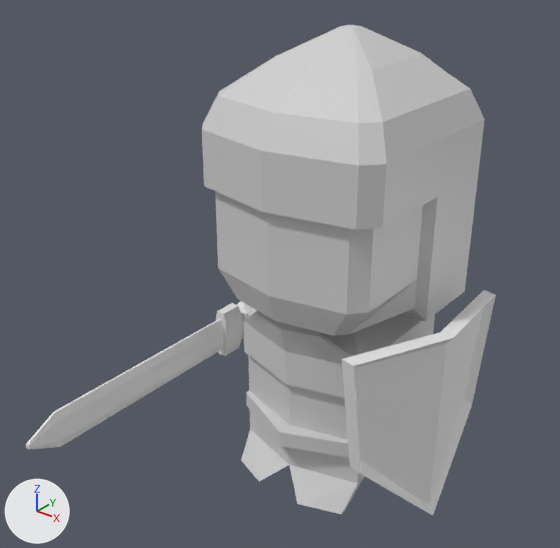
What one commit did to the COLLADA model Objects3d/Swordsman.dae.
Both versions are drawn from a 50 mm lens placed at (46.2, -69.6, 67.0), pointed at (-3.0, -8.1, 28.9). The lights are fixed; the arrows at lower left show +X, +Y and +Z. The first picture is the older version. Where no turn or scale is listed for an object, it has been applied to the vertices.

The first picture shows 'Hand_Right', 'Head', 'Shield', 'Torso'.
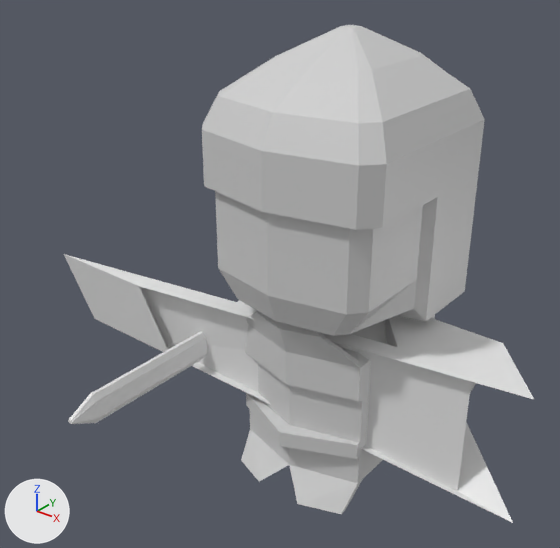
Pixel boxes (x1, y1, x2, y2) of what changed, in the pictures (560 x 548 px):
'Shield', rescaled (204% wider, 19% taller)
    before: (342, 290, 496, 515)
    after: (64, 254, 534, 523)
'Hand_Right', rescaled (21% narrower, 16% shorter)
    before: (26, 301, 249, 449)
    after: (68, 300, 245, 424)

The change, as a diff of the scene's bpy script:
```diff
--- a/Objects3d/Swordsman.dae.py
+++ b/Objects3d/Swordsman.dae.py
@@ ob_shield @@
 ob_shield.location = (16.57, -2.742, 1.522)
-ob_shield.scale = (0.804, 11.3, -11.7)
+ob_shield.scale = (7.91, 7.91, -7.91)
@@ ob_hand_right @@
 ob_hand_right.location = (-14.58, -0.109, 3.168)
-ob_hand_right.scale = (1.2, 2.24, 2.24)
+ob_hand_right.scale = (1.9, 1.9, 1.9)
```
